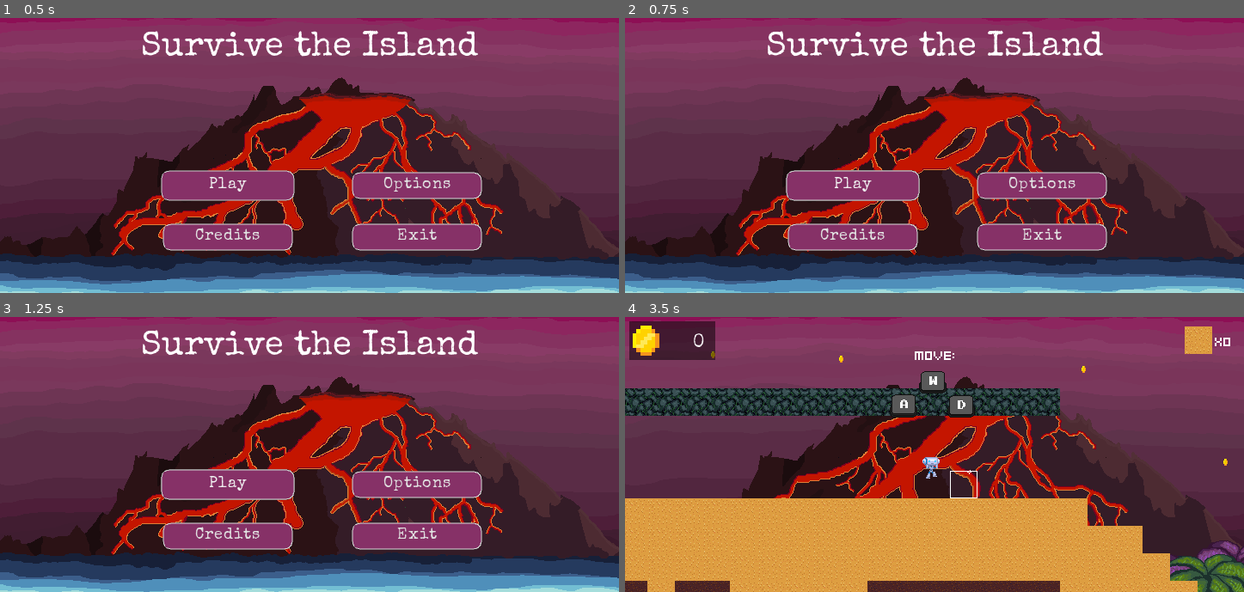
Above: before the commit, frames 1-4 (two rows, left to right).
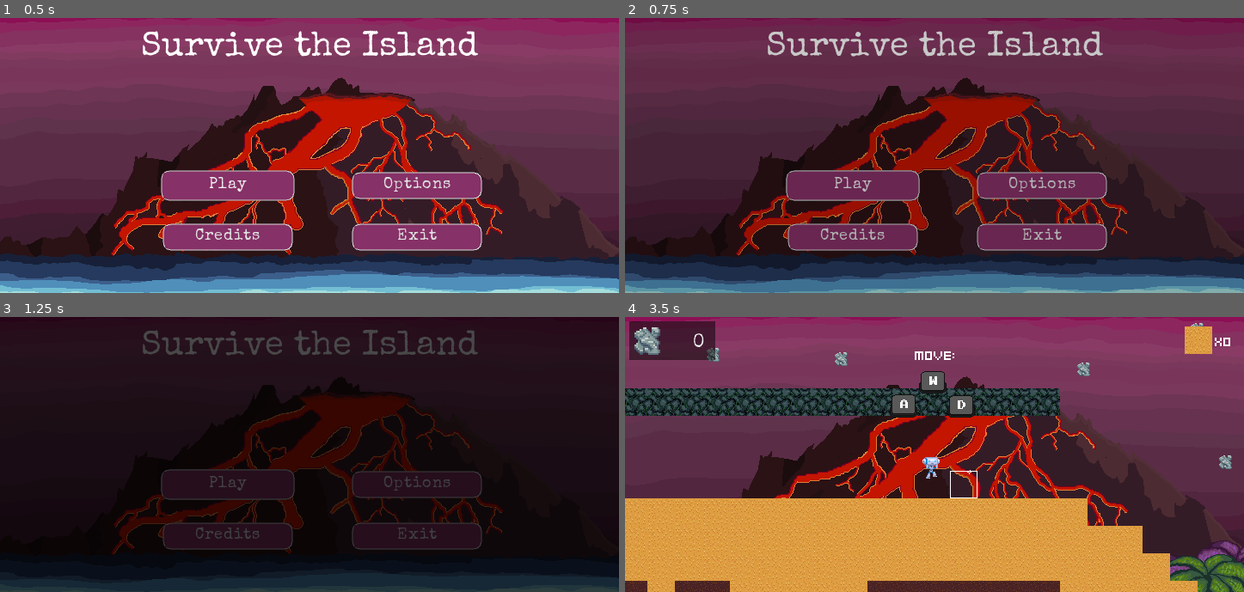
Above: after the commit, the same moments.

Repository: HaywardMorihara/SurviveTheIsland
Game: Godot game, scene res://src/UserInterface/MainMenu.tscn
Same seed, same stepped clock (60 frames per second), same inputs: the game is played once before the commit and once after it. Sound files missing from this copy of the repository are replaced by a short silence.
Inputs (mouse positions are in pixels of both pictures, inside the frame that each line leads up to):
- Up to frame 1 (0.5 s): no input
- Up to frame 2 (0.75 s): click "Play" at 0.5 s
- Up to frame 3 (1.25 s): no input
- Up to frame 4 (3.5 s): click "Play" at 1.25 s; move the mouse to (903, 509) at 2.02 s; hold D (move_right) from 2.03 s (still down); tap Mouse wheel down (cycle_block_type_down) at 2.1 s; tap W (jump) at 2.27, 3.02 s; move the mouse to (1120, 495) at 2.77 s; tap Mouse wheel up (cycle_block_type_up) at 2.85 s

Frame 1 is identical in both runs. In frame 2, 48% of the frame differs, in the area x 0-100%, y 0-100%; in frame 3, 99%; in frame 4, 0.8%.

Commit message:
Import Scrap Metal Art

Diff:
--- a/src/Objects/Coin.tscn
+++ b/src/Objects/Coin.tscn
@@ -1,6 +1,6 @@
 [gd_scene load_steps=7 format=2]
 
-[ext_resource path="res://assets/art/coin/coin.png" type="Texture" id=2]
+[ext_resource path="res://assets/art/coin/scrap_metal.png" type="Texture" id=1]
 [ext_resource path="res://assets/audio/sfx/coin_pickup.wav" type="AudioStream" id=3]
 [ext_resource path="res://src/Objects/Coin.gd" type="Script" id=4]
 
@@ -146,8 +146,7 @@
 script = ExtResource( 4 )
 
 [node name="Sprite" type="Sprite" parent="."]
-texture = ExtResource( 2 )
-hframes = 4
+texture = ExtResource( 1 )
 
 [node name="AnimationPlayer" type="AnimationPlayer" parent="."]
 autoplay = "spinning"
--- a/src/UserInterface/CoinsCounter.gd
+++ b/src/UserInterface/CoinsCounter.gd
@@ -4,9 +4,6 @@
 
 func _ready():
 	coins_label.set_text(str(Global.coins_collected))
-	# Static types are necessary here to avoid warnings.
-	var anim_sprite: AnimatedSprite = $AnimatedSprite
-	anim_sprite.play()
 
 
 func _process(delta):
--- a/src/UserInterface/CoinsCounter.tscn
+++ b/src/UserInterface/CoinsCounter.tscn
@@ -1,7 +1,7 @@
-[gd_scene load_steps=12 format=2]
+[gd_scene load_steps=7 format=2]
 
 [ext_resource path="res://assets/theme/STI_Theme.tres" type="Theme" id=1]
-[ext_resource path="res://assets/art/coin/coin.png" type="Texture" id=2]
+[ext_resource path="res://assets/art/coin/scrap_metal.png" type="Texture" id=2]
 [ext_resource path="res://src/UserInterface/CoinsCounter.gd" type="Script" id=3]
 
 [sub_resource type="StyleBoxFlat" id=1]
@@ -13,30 +13,6 @@
 [sub_resource type="DynamicFont" id=8]
 size = 22
 font_data = SubResource( 7 )
-
-[sub_resource type="AtlasTexture" id=2]
-atlas = ExtResource( 2 )
-region = Rect2( 0, 0, 8, 8 )
-
-[sub_resource type="AtlasTexture" id=3]
-atlas = ExtResource( 2 )
-region = Rect2( 8, 0, 8, 8 )
-
-[sub_resource type="AtlasTexture" id=4]
-atlas = ExtResource( 2 )
-region = Rect2( 16, 0, 8, 8 )
-
-[sub_resource type="AtlasTexture" id=5]
-atlas = ExtResource( 2 )
-region = Rect2( 24, 0, 8, 8 )
-
-[sub_resource type="SpriteFrames" id=6]
-animations = [ {
-"frames": [ SubResource( 2 ), SubResource( 3 ), SubResource( 4 ), SubResource( 5 ), SubResource( 4 ), SubResource( 3 ) ],
-"loop": true,
-"name": "coin_spinning",
-"speed": 6.5
-} ]
 
 [node name="CoinsCounter" type="Panel"]
 margin_left = 5.0
@@ -61,8 +37,7 @@
 valign = 1
 autowrap = true
 
-[node name="AnimatedSprite" type="AnimatedSprite" parent="."]
+[node name="Sprite" type="Sprite" parent="."]
 position = Vector2( 21.5, 22.5 )
-scale = Vector2( 4.375, 4.375 )
-frames = SubResource( 6 )
-animation = "coin_spinning"
+scale = Vector2( 2, 2 )
+texture = ExtResource( 2 )
Binary file added: assets/art/coin/scrap_metal.png
Not shown, added: assets/art/coin/scrap_metal.png.import
